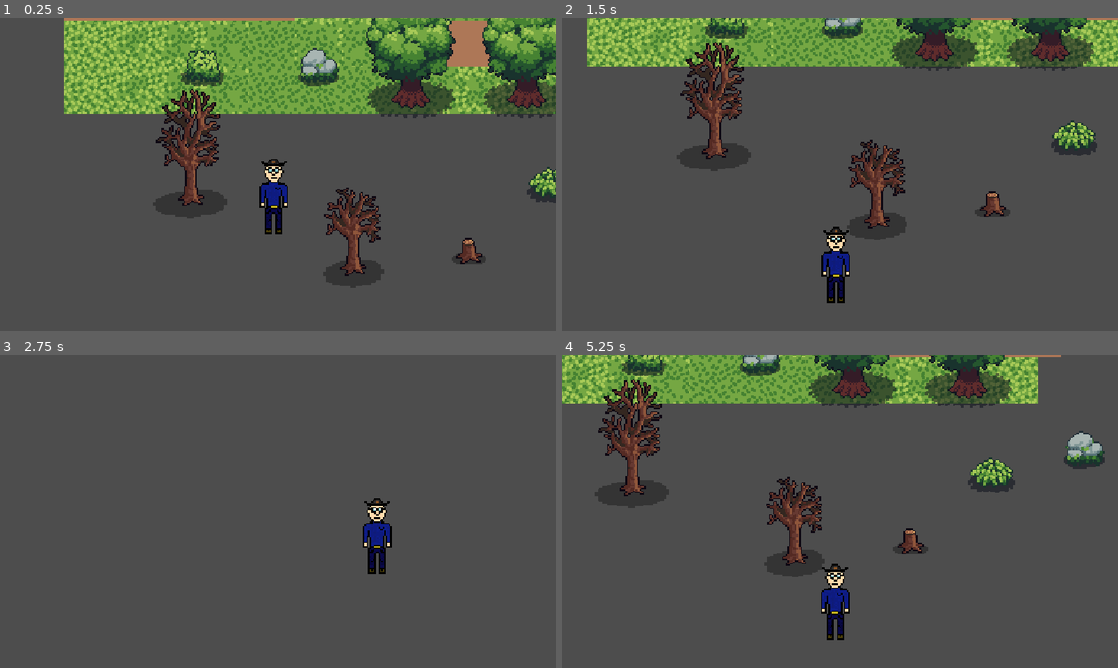
Above: before the commit, frames 1-4 (two rows, left to right).
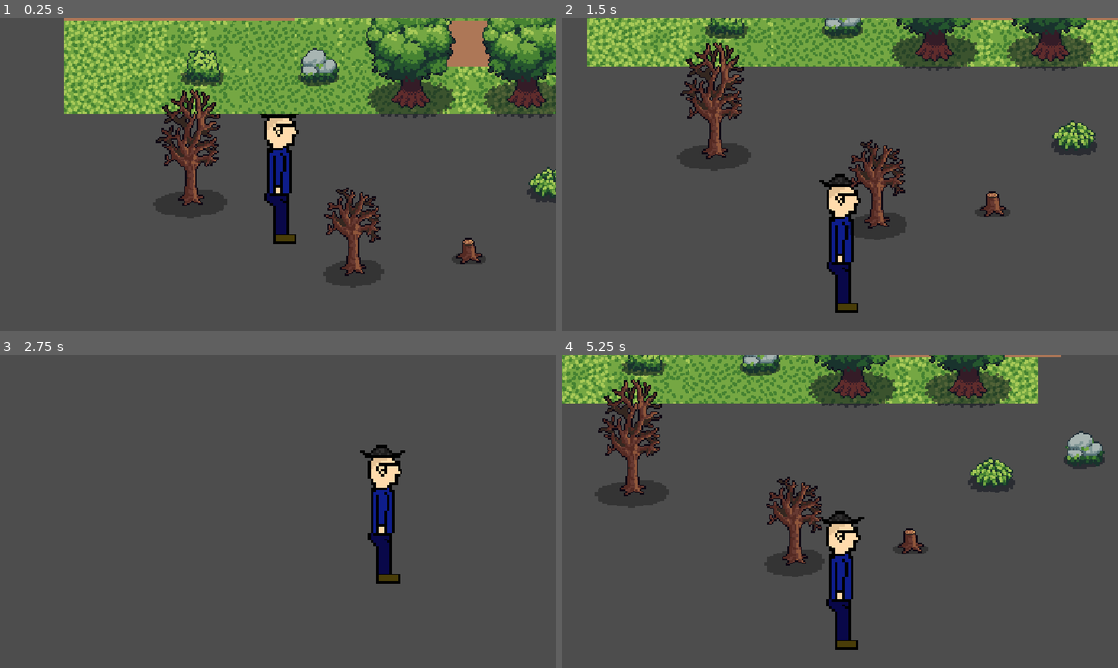
Above: after the commit, the same moments.

Repository: skyrix1627/GraveGuard
Game: Godot game, scene res://scenes/game.tscn
The game is run twice, just before and just after one commit, with the same random seed, the same clock (stepped at 60 frames per second) and the same inputs.
Inputs:
- Up to frame 1 (0.25 s): no input
- Up to frame 2 (1.5 s): tap Enter at 0.5 s; hold D (Right) 0.53-1.28 s; hold S (Down) from 1.28 s (still down)
- Up to frame 3 (2.75 s): release S (Down) at 2.03 s; hold D (Right) from 2.03 s (still down)
- Up to frame 4 (5.25 s): release D (Right) at 2.78 s; hold W (Up) 2.78-3.53 s; hold A (Left) 3.53-5.03 s; hold S (Down) from 5.03 s (still down)

The runs differ from the first frame. In frame 1, 1.9% of the frame differs, in the area x 46-54%, y 30-73%; in frame 2, 1.9%; in frame 3, 2.0%, in the area x 64-73%, y 28-74%; in frame 4, 2.0%.

Commit message:
walking animation (left and right)

Diff:
--- a/scenes/player.tscn
+++ b/scenes/player.tscn
@@ -1,19 +1,88 @@
 [gd_scene format=3 uid="uid://dvlip4jt4knlc"]
 
 [ext_resource type="Script" uid="uid://0jdm36d812ds" path="res://scripts/movement.gd" id="1_g2els"]
-[ext_resource type="Texture2D" uid="uid://b7ca1arfno1eq" path="res://assets/sprites/player.png" id="2_qhqgy"]
+[ext_resource type="Texture2D" uid="uid://k60dll0sqv8g" path="res://assets/sprites/playerLeftCollection.png" id="2_qhqgy"]
+[ext_resource type="Texture2D" uid="uid://dmfhi5i8xtpbb" path="res://assets/sprites/playerRightCollection.png" id="3_dqkch"]
 
 [sub_resource type="RectangleShape2D" id="RectangleShape2D_yqjtg"]
 size = Vector2(12, 9)
 
+[sub_resource type="AtlasTexture" id="AtlasTexture_qlg0r"]
+atlas = ExtResource("2_qhqgy")
+region = Rect2(59, 0, 59, 96)
+
+[sub_resource type="AtlasTexture" id="AtlasTexture_tuyoq"]
+atlas = ExtResource("2_qhqgy")
+region = Rect2(118, 0, 59, 96)
+
+[sub_resource type="AtlasTexture" id="AtlasTexture_fjrip"]
+atlas = ExtResource("2_qhqgy")
+region = Rect2(0, 96, 59, 96)
+
+[sub_resource type="AtlasTexture" id="AtlasTexture_smehm"]
+atlas = ExtResource("2_qhqgy")
+region = Rect2(0, 0, 59, 96)
+
+[sub_resource type="AtlasTexture" id="AtlasTexture_ur7pv"]
+atlas = ExtResource("3_dqkch")
+region = Rect2(0, 96, 59, 96)
+
+[sub_resource type="AtlasTexture" id="AtlasTexture_y4r1p"]
+atlas = ExtResource("3_dqkch")
+region = Rect2(118, 0, 59, 96)
+
+[sub_resource type="AtlasTexture" id="AtlasTexture_d2wvv"]
+atlas = ExtResource("3_dqkch")
+region = Rect2(59, 0, 59, 96)
+
+[sub_resource type="AtlasTexture" id="AtlasTexture_3v2ag"]
+atlas = ExtResource("3_dqkch")
+region = Rect2(0, 0, 59, 96)
+
+[sub_resource type="SpriteFrames" id="SpriteFrames_dkgtv"]
+animations = [{
+"frames": [{
+"duration": 1.0,
+"texture": SubResource("AtlasTexture_qlg0r")
+}, {
+"duration": 1.0,
+"texture": SubResource("AtlasTexture_tuyoq")
+}, {
+"duration": 1.0,
+"texture": SubResource("AtlasTexture_fjrip")
+}, {
+"duration": 1.0,
+"texture": SubResource("AtlasTexture_smehm")
+}],
+"loop": 1,
+"name": &"leftWalking",
+"speed": 5.0
+}, {
+"frames": [{
+"duration": 1.0,
+"texture": SubResource("AtlasTexture_ur7pv")
+}, {
+"duration": 1.0,
+"texture": SubResource("AtlasTexture_y4r1p")
+}, {
+"duration": 1.0,
+"texture": SubResource("AtlasTexture_d2wvv")
+}, {
+"duration": 1.0,
+"texture": SubResource("AtlasTexture_3v2ag")
+}],
+"loop": 1,
+"name": &"rightWalking",
+"speed": 5.0
+}]
+
 [node name="Player" type="CharacterBody2D" unique_id=1489929400]
 script = ExtResource("1_g2els")
-
-[node name="Sprite2D" type="Sprite2D" parent="." unique_id=1846943590]
-z_index = 2
-position = Vector2(-3, 15)
-texture = ExtResource("2_qhqgy")
 
 [node name="CollisionShape2D" type="CollisionShape2D" parent="." unique_id=1978964934]
 position = Vector2(-3, 36.5)
 shape = SubResource("RectangleShape2D_yqjtg")
+
+[node name="AnimatedSprite2D" type="AnimatedSprite2D" parent="." unique_id=1650926126]
+sprite_frames = SubResource("SpriteFrames_dkgtv")
+animation = &"leftWalking"
Not shown, added: assets/sprites/playerLeftCollection.png.import
Not shown, changed: assets/sprites/playerRightCollection.png.import
Binary file removed: images/Top-down_Tileset_32x32.png
